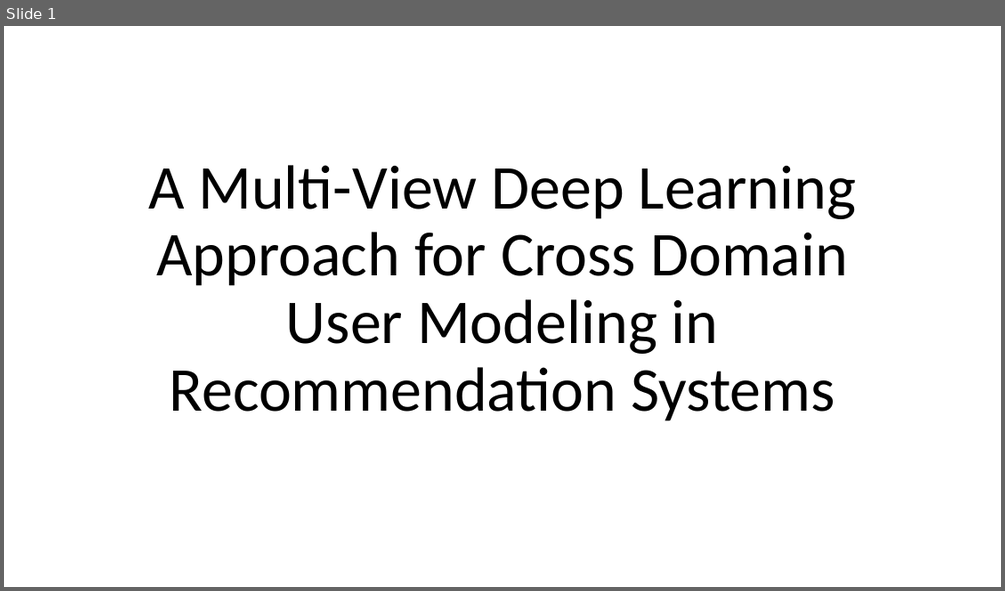
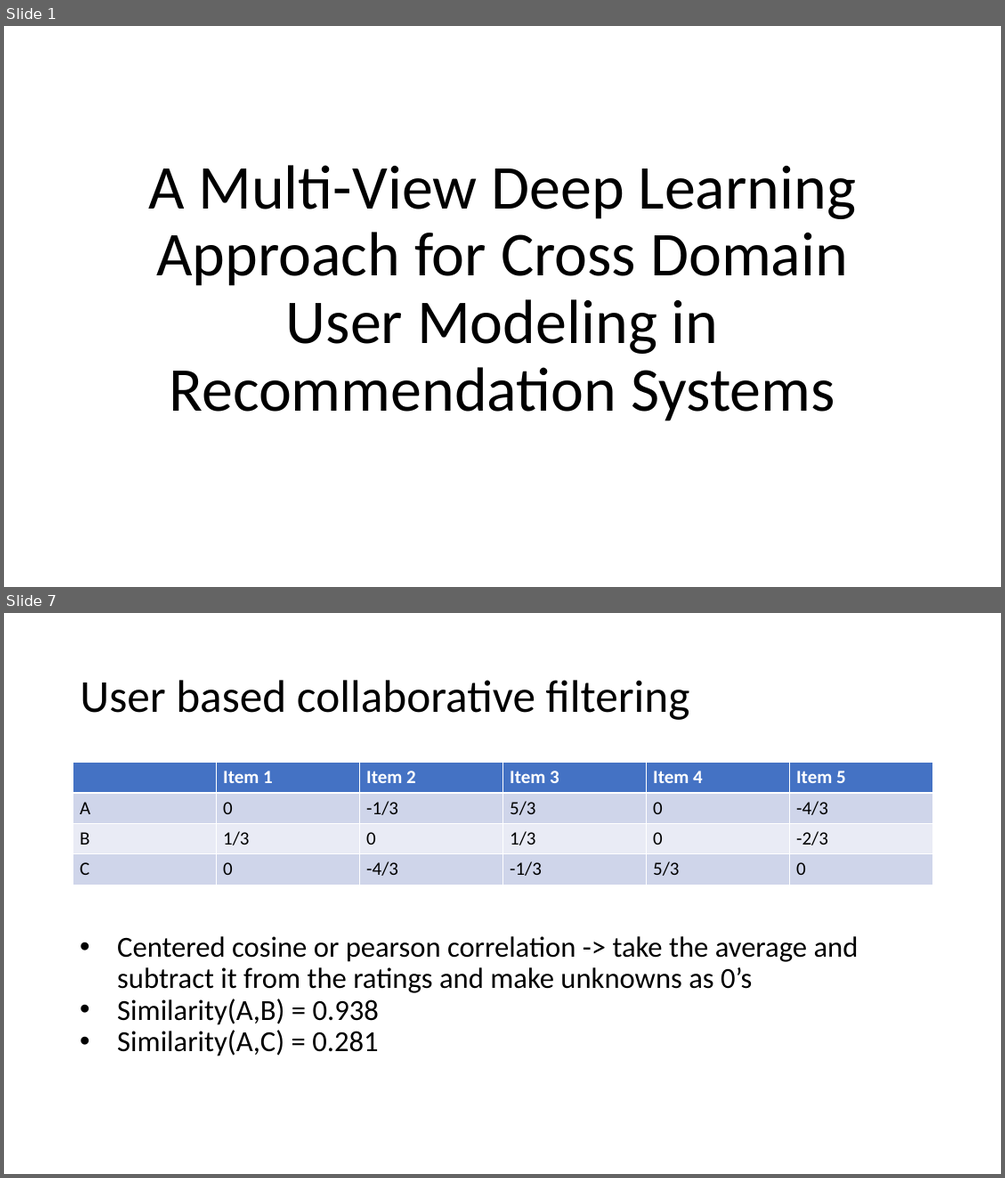
Before and after one commit to Jagadishbapa/Research, a slide deck: ppt ml 10-04-2018.ppt. Shown one above the other, each under a label of ours: slide 1 before the commit, slides 1 and 7 after it; the slides between them are not shown. The pictures are 1005x591 and 1005x1178 pixels, drawn with LibreOffice and Linux fonts; fonts in the diff are those of the drawing. Boxes give left, top, right and bottom in pixels: in the first picture for what was removed or moved away, otherwise in the second. Text is boxed around its words. In the diff, an @@ line names an element or a change of style, - is before the commit and + after.

```diff
--- a/ppt ml 10-04-2018.ppt
+++ b/ppt ml 10-04-2018.ppt
@@ slide 7 added at <box>4,613,1001,1174</box>, background #FFFFFF @@
@@ title added at <box>80,680,690,720</box>, 44 pt, text #000000 @@
+User based collaborative filtering
@@ table added at <box>73,763,933,884</box>, 4 rows, 6 columns @@
+ | Item 1 | Item 2 | Item 3 | Item 4 | Item 5
+A | 0 | -1/3 | 5/3 | 0 | -4/3
+B | 1/3 | 0 | 1/3 | 0 | -2/3
+C | 0 | -4/3 | -1/3 | 5/3 | 0
@@ text added at <box>117,936,858,1056</box>, 28 pt, text #000000 @@
+• Centered cosine or pearson correlation -> take the average and subtract it from the ratings and make unknowns as 0’s
+• Similarity(A,B) = 0.938
+• Similarity(A,C) = 0.281
```
Also in this commit, not shown: 4 slides changed, 6 other slides added, 2 slides removed.
